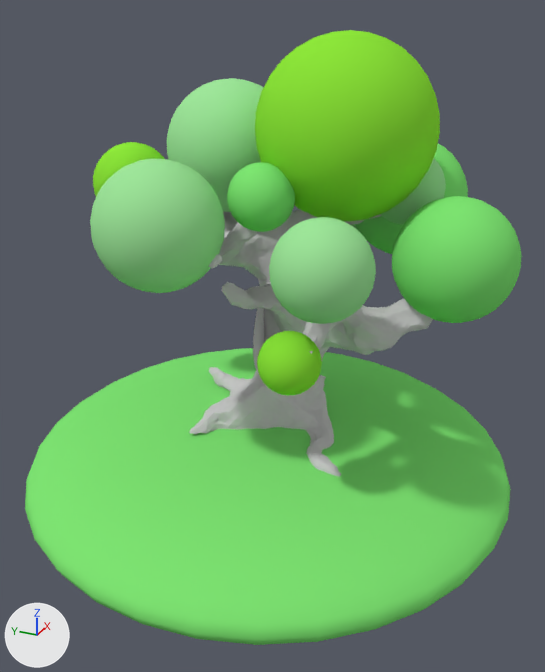
What one commit did to the Blender file tree.blend.
Camera for both pictures: a 50 mm lens placed at (-1.159, -0.488, 0.731), pointed at (-0.052, 0.01, 0.178). The axes (+X, +Y, +Z) are drawn at lower left. The lights are the same throughout.
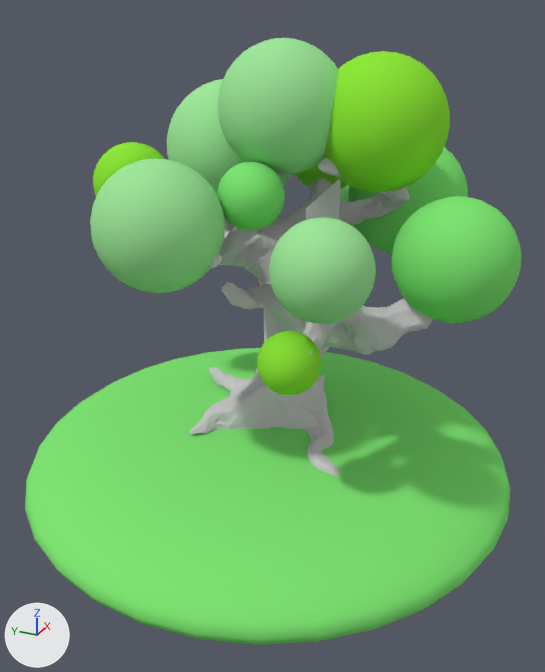
Where the change shows, as pixel boxes [x1, y1, x2, y2] in the pictures (545 x 672 px):
'Sphere.003', moved, rescaled (31% narrower, 26% shorter): before [255, 30, 440, 221]; after [323, 51, 450, 192]
'Sphere.012', moved, rescaled: before [380, 158, 446, 225]; after [218, 38, 338, 175]
'Sphere.013', moved: before [227, 163, 295, 232]; after [217, 162, 285, 230]
'Plane', added: after [304, 179, 341, 329]
'Circle', deleted: before [253, 308, 264, 371]

The change, as a diff of the scene's bpy script:
```diff
--- a/tree.blend.py
+++ b/tree.blend.py
@@ mat_birds_new @@
+mat_birds_new = diffuse_material('Birds-New')
+mat_birds_new.base_color = (0.8, 0.8, 0.8)  # white #e7e7e7
@@ me_plane @@
+me_plane.from_pydata([(-1.0, -1.0, 0.0), (1.0, -1.0, 0.0), (-1.0, 1.0, 0.0), (1.0, 1.0, 0.0), (-1.0, -1.0, 0.0), (1.0, -1.0, 0.0), (-1.0, 1.0, 0.0), (1.0, 1.0, 0.0)], [], [(0, 1, 3, 2), (4, 6, 7, 5)])
+me_plane.materials.append(mat_birds_new)  # its picture is missing
@@ ob_circle @@
-ob_circle = bpy.data.objects.new('Circle', me_circle)
-ob_circle.location = (0.009, 0.061, 0.149)
-ob_circle.rotation_euler = (1.571, 0.0, 0.225)  # degrees (90, 0, 13)
-ob_circle.scale = (0.0707, 0.0707, 0.0707)
@@ ob_sphere_013 @@
 ob_sphere_013 = bpy.data.objects.new('Sphere.013', me_sphere_013)
-ob_sphere_013.location = (-0.126, -0.004, 0.444)
+ob_sphere_013.location = (-0.126, 0.013, 0.444)
 ob_sphere_013.rotation_euler = (-0.0631, -0.0986, -0.265)  # degrees (-3.6, -5.6, -15)
@@ ob_sphere_012 @@
 ob_sphere_012 = bpy.data.objects.new('Sphere.012', me_sphere_012)
-ob_sphere_012.location = (0.079, -0.178, 0.432)
+ob_sphere_012.location = (-0.035, 0.0, 0.565)
 ob_sphere_012.rotation_euler = (-0.783, 0.443, -0.712)  # degrees (-45, 25, -41)
-ob_sphere_012.scale = (0.0628, 0.0628, 0.0628)
+ob_sphere_012.scale = (0.102, 0.102, 0.102)
@@ ob_sphere_003 @@
 ob_sphere_003 = bpy.data.objects.new('Sphere.003', me_sphere_003)
-ob_sphere_003.location = (0.002, -0.093, 0.533)
-ob_sphere_003.scale = (0.144, 0.144, 0.144)
+ob_sphere_003.location = (0.019, -0.143, 0.542)
+ob_sphere_003.scale = (0.106, 0.106, 0.106)
@@ ob_plane @@
+ob_plane = bpy.data.objects.new('Plane', me_plane)
+ob_plane.location = (-0.013, -0.065, 0.325)
+ob_plane.rotation_euler = (1.571, 0.0, 0.101)  # degrees (90, 0, 5.8)
+ob_plane.scale = (0.109, 0.109, 0.109)
```
